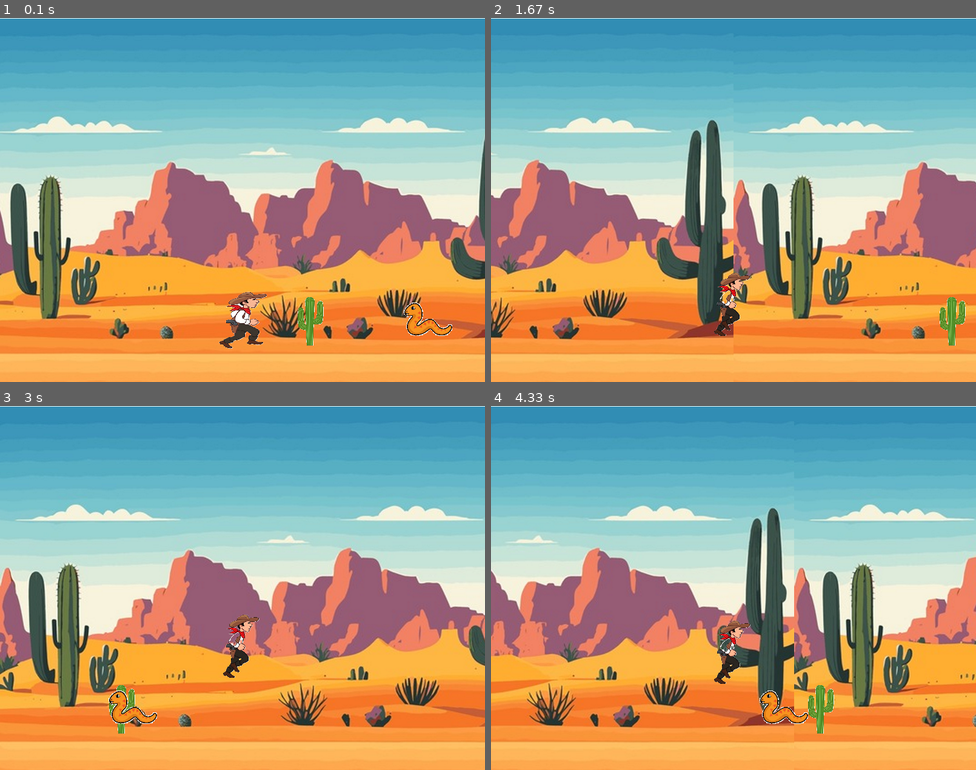
Above: before the commit, frames 1-4 (two rows, left to right).
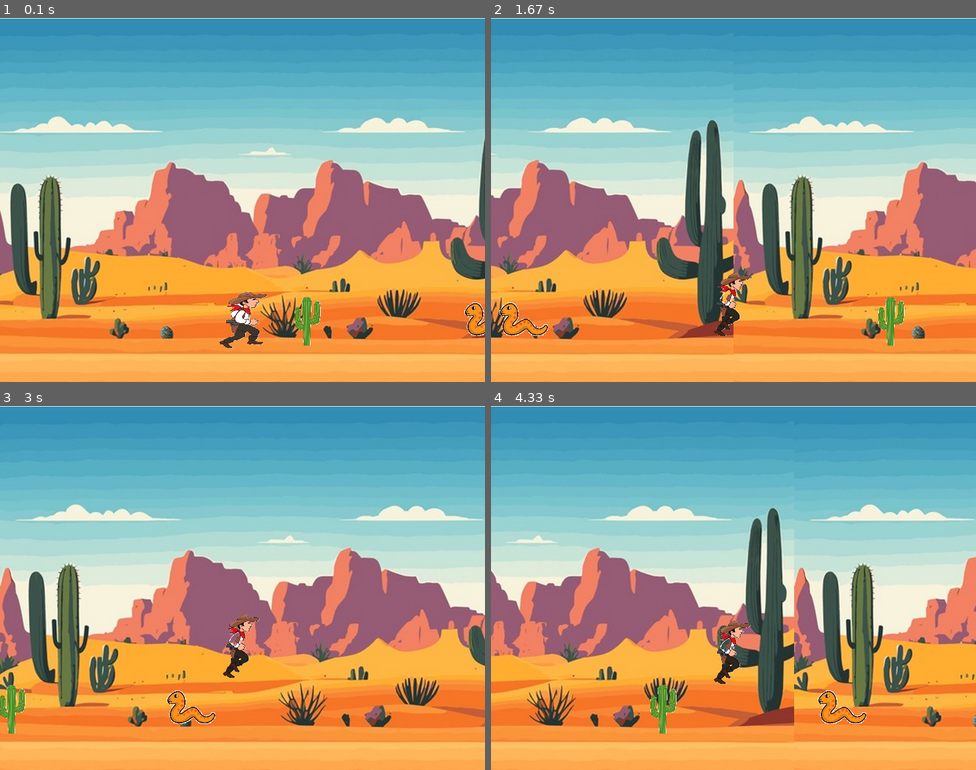
Above: after the commit, the same moments.

Repository: Frederikrik/Pygame
Game: pygame game, started from Main file.py
Two runs of this game, one before a commit and one after it. Both use one fixed random seed, a clock stepped at 60 frames per second and the inputs below.
Inputs:
- Up to frame 1 (0.1 s): no input
- Up to frame 2 (1.67 s): tap Space at 0.33, 0.73, 1.03, 1.23, 1.57 s
- Up to frame 3 (3 s): tap Space at 1.87, 2.07, 2.37, 2.63 s
- Up to frame 4 (4.33 s): tap Space at 3.4, 3.8, 4.1 s

The runs differ from the first frame. In frame 1, 1.1% of the frame differs, in the area x 60-100%, y 76-90%; in frame 2, 1.2%; in frame 3, 1.3%; in frame 4, 1.5%, in the area x 32-78%, y 76-90%.

Commit message:
new file:   ASSIGNMENT 6.docx 	modified:   Main file.py

Diff:
--- a/Main file.py
+++ b/Main file.py
@@ -54,11 +54,11 @@
 # Set the initial positions of the cactus and snake
 cactus_rect.x = 500
 cactus_rect.y = 450
-snake_rect.x = 700
+snake_rect.x = 800
 snake_rect.y = 450
 
 # Set the speed of the cactus and snake
-cactus_speed = 2
+cactus_speed = 3
 snake_speed = 3
 
 # Initialize score
Not shown, added: ASSIGNMENT 6.docx
